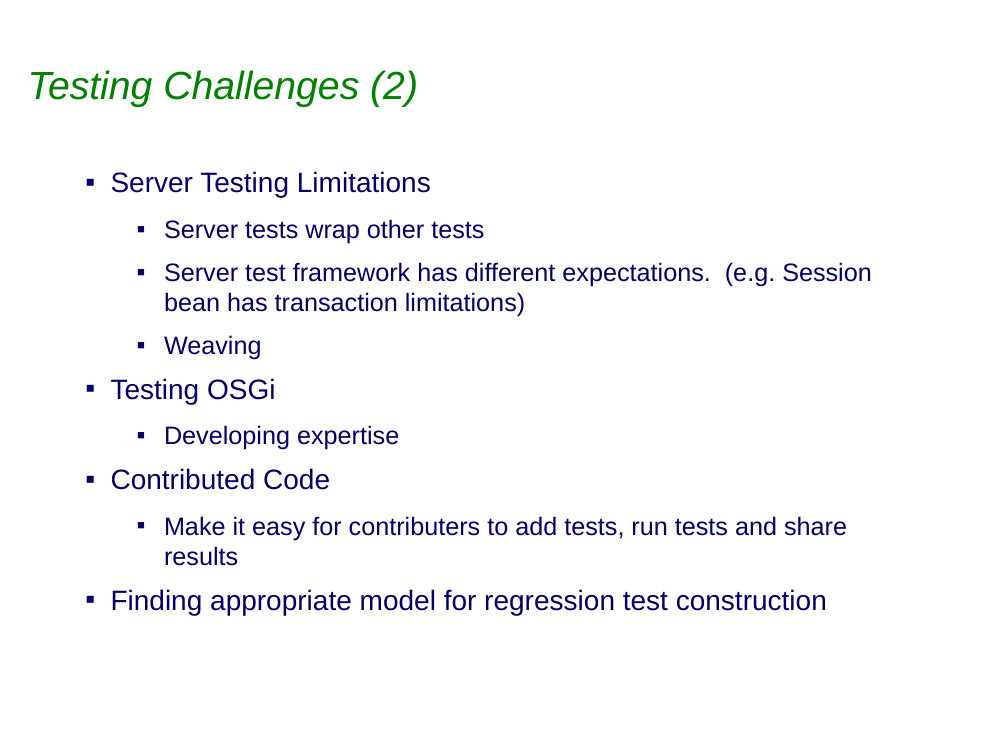
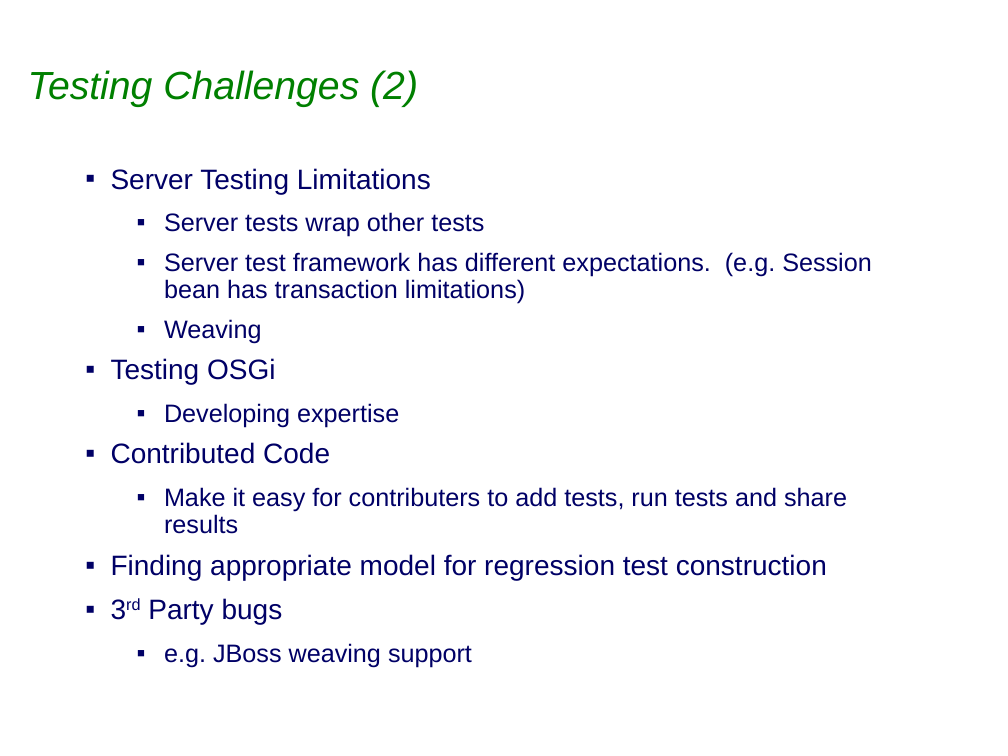
Before and after one commit to sabineheider/incubator, a slide deck: slide 9 of summit-2010/EclipseLink-Testing.ppt (slide 7 before the commit). Drawn at 1008x756 pixels with LibreOffice and Linux fonts; fonts in the diff are those of the drawing; background and template pictures are left out. Boxes give left, top, right and bottom in pixels: in the first picture for what was removed or moved away, otherwise in the second. Text is boxed around its words. In the diff, an @@ line names an element or a change of style, - is before the commit and + after.

Commit message:
Updates to Testing and Weaving, addition of weaving example

```diff
--- a/summit-2010/EclipseLink-Testing.ppt
+++ b/summit-2010/EclipseLink-Testing.ppt
@@ text at bbox=[111, 168, 872, 580]: line spacing 1 to 0.9 @@
@@ text at bbox=[148, 598, 472, 667]: paragraphs added @@
+▪ 3rd Party bugs
+  ▪ e.g. JBoss weaving support
```
Also in this commit, not shown: 1 other slide changed, 2 slides added, 9 other files.
